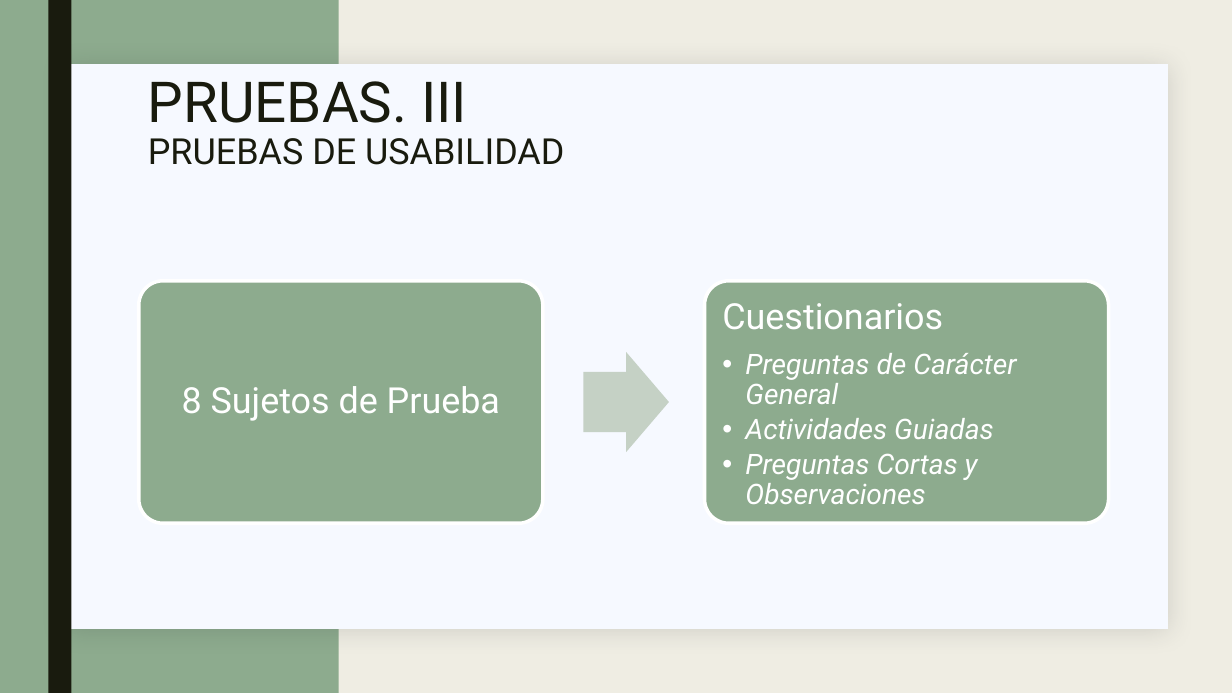
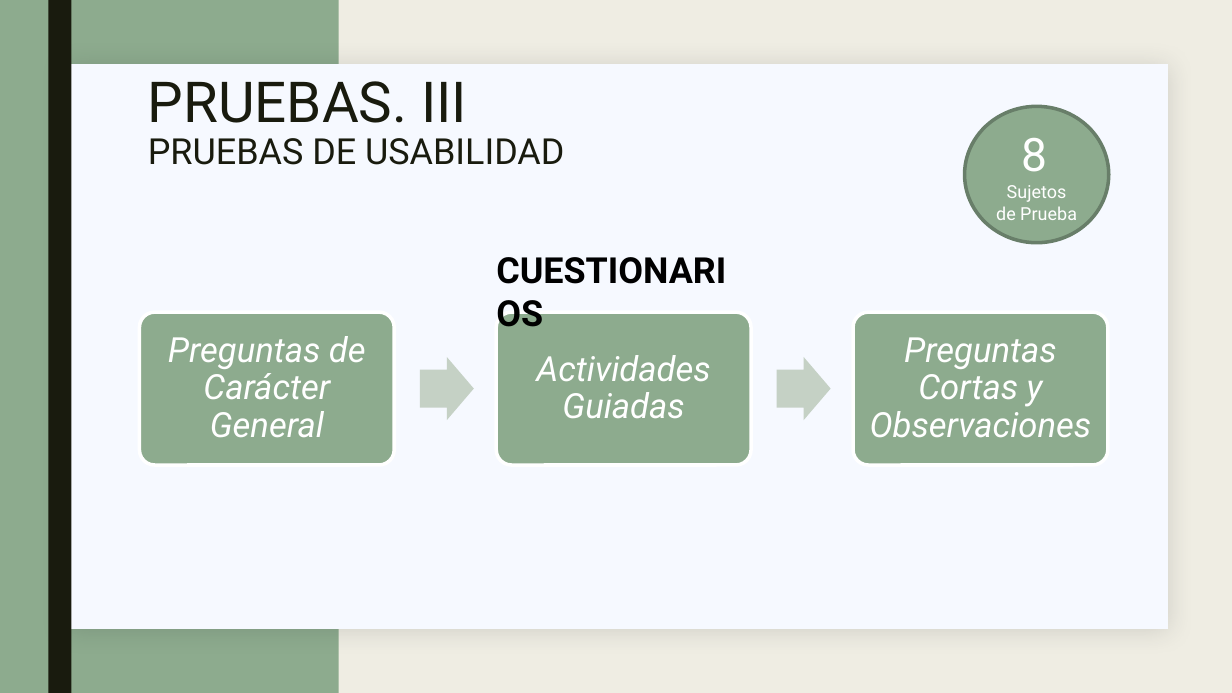
Before and after one commit to golmenero/tfg_inmobiliaria, a slide deck: slide 21 of MATERIAL/Defensa/Presentación.pptx. Drawn at 1232x693 pixels with LibreOffice and Linux fonts; fonts in the diff are those of the drawing; background and template pictures are left out. Boxes give left, top, right and bottom in pixels: in the first picture for what was removed or moved away, otherwise in the second. Text is boxed around its words. In the diff, an @@ line names an element or a change of style, - is before the commit and + after.

```diff
--- a/MATERIAL/Defensa/Presentación.pptx
+++ b/MATERIAL/Defensa/Presentación.pptx
@@ ellipse "8" resized from (x1=182, y1=386, x2=500, y2=421) to (x1=965, y1=106, x2=1109, y2=243) @@
@@ ellipse "8" at (x1=965, y1=106, x2=1109, y2=243): fill none to #8DAB8E; outline none to #687F69 2.75 pt @@
@@ text in ellipse at (x1=996, y1=138, x2=1077, y2=220): text changed; size 28 to 14 pt @@
-8 Sujetos de Prueba
+8
+Sujetos de Prueba
@@ text added at (x1=487, y1=243, x2=760, y2=296), 28 pt, text #000000, bold @@
+CUESTIONARIOS
@@ rounded rectangle resized from (x1=139, y1=281, x2=543, y2=523) to (x1=140, y1=312, x2=395, y2=465) @@
@@ text at (x1=722, y1=303, x2=1016, y2=439): paragraphs removed @@
-Cuestionarios
-  • Preguntas de Carácter General
-  • Actividades Guiadas
@@ rounded rectangle resized from (x1=704, y1=281, x2=1108, y2=523) to (x1=853, y1=312, x2=1108, y2=465) @@
@@ text "Preguntas Cortas y Observaciones" moved from (x1=722, y1=303, x2=1016, y2=504) to (x1=870, y1=337, x2=1092, y2=437) @@
@@ text "Preguntas Cortas y Observaciones" at (x1=870, y1=337, x2=1092, y2=437): size 22 to 27 pt; alignment left to centre; bullet • to none; list level 2 to 1 in "Preguntas Cortas y Observaciones"; vertical alignment top to middle @@
@@ group added at (x1=168, y1=312, x2=751, y2=465): 2 texts, 1 right arrow, 1 rounded rectangle @@
+Preguntas de Carácter General
+Actividades Guiadas
@@ right arrow resized from (x1=583, y1=352, x2=669, y2=452) to (x1=776, y1=357, x2=830, y2=420) @@
```
Also in this commit, not shown: 8 other slides changed, 5 slides added.
